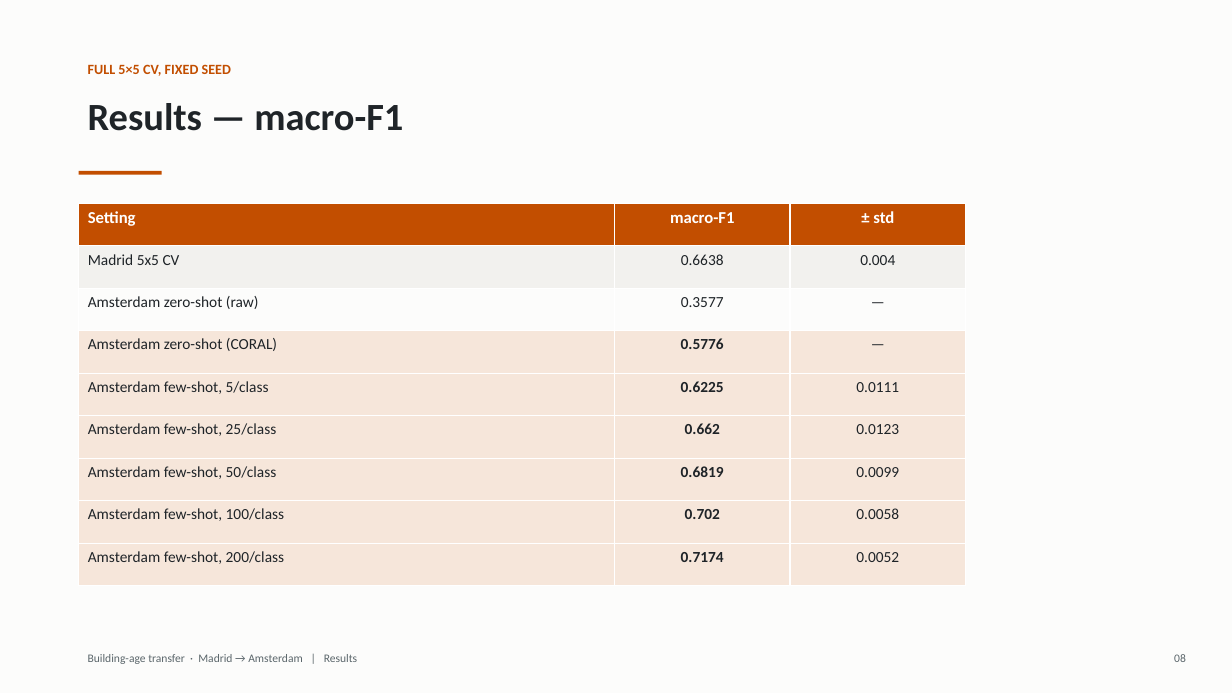
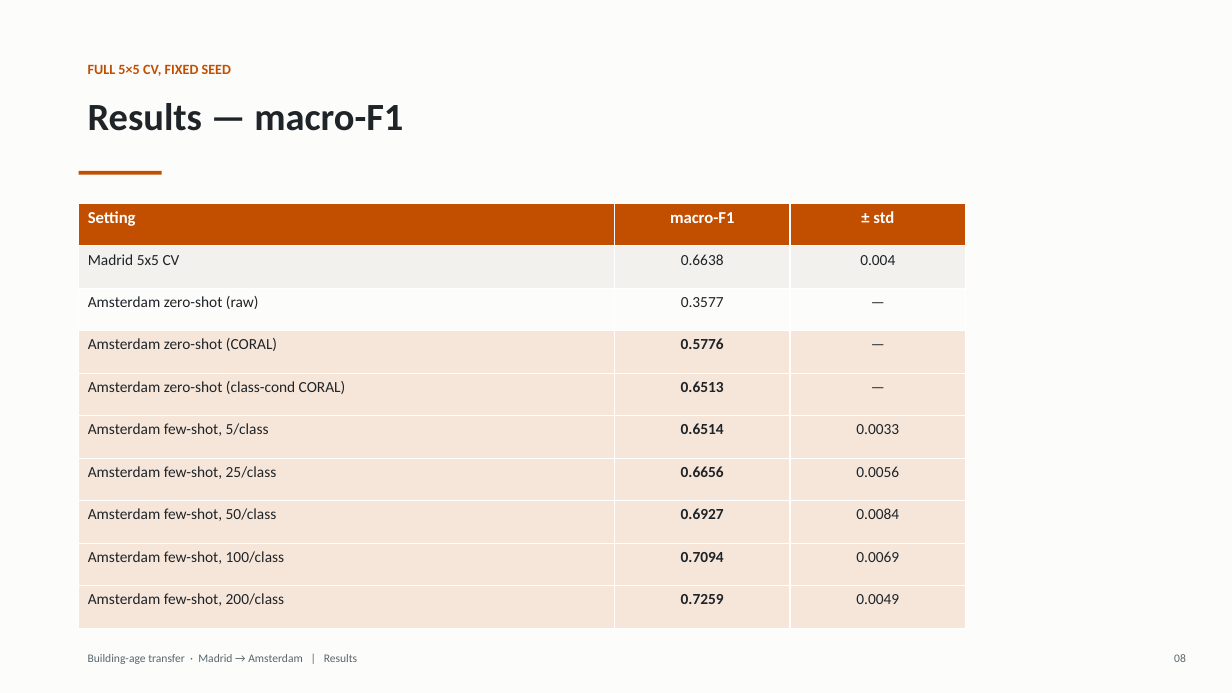
Before and after one commit to ubayd-hattas/Data_Science_Hackathon, a slide deck: slide 8 of deliverables/Building-Age-Transfer-final.pptx. Drawn at 1232x693 pixels with LibreOffice and Linux fonts; fonts in the diff are those of the drawing. Boxes give left, top, right and bottom in pixels: in the first picture for what was removed or moved away, otherwise in the second. Text is boxed around its words. In the diff, an @@ line names an element or a change of style, - is before the commit and + after.

```diff
--- a/deliverables/Building-Age-Transfer-final.pptx
+++ b/deliverables/Building-Age-Transfer-final.pptx
@@ table at [79, 203, 966, 628] @@
-row 5: Amsterdam few-shot, 5/class | 0.6225 | 0.0111
-row 6: Amsterdam few-shot, 25/class | 0.662 | 0.0123
-row 7: Amsterdam few-shot, 50/class | 0.6819 | 0.0099
-row 8: Amsterdam few-shot, 100/class | 0.702 | 0.0058
-row 9: Amsterdam few-shot, 200/class | 0.7174 | 0.0052
+row 5: Amsterdam zero-shot (class-cond CORAL) | 0.6513 | —
+row 6: Amsterdam few-shot, 5/class | 0.6514 | 0.0033
+row 7: Amsterdam few-shot, 25/class | 0.6656 | 0.0056
+row 8: Amsterdam few-shot, 50/class | 0.6927 | 0.0084
+row 9: Amsterdam few-shot, 100/class | 0.7094 | 0.0069
+row 10: Amsterdam few-shot, 200/class | 0.7259 | 0.0049
```
Also in this commit, not shown: 4 other slides changed, 6 other files.
